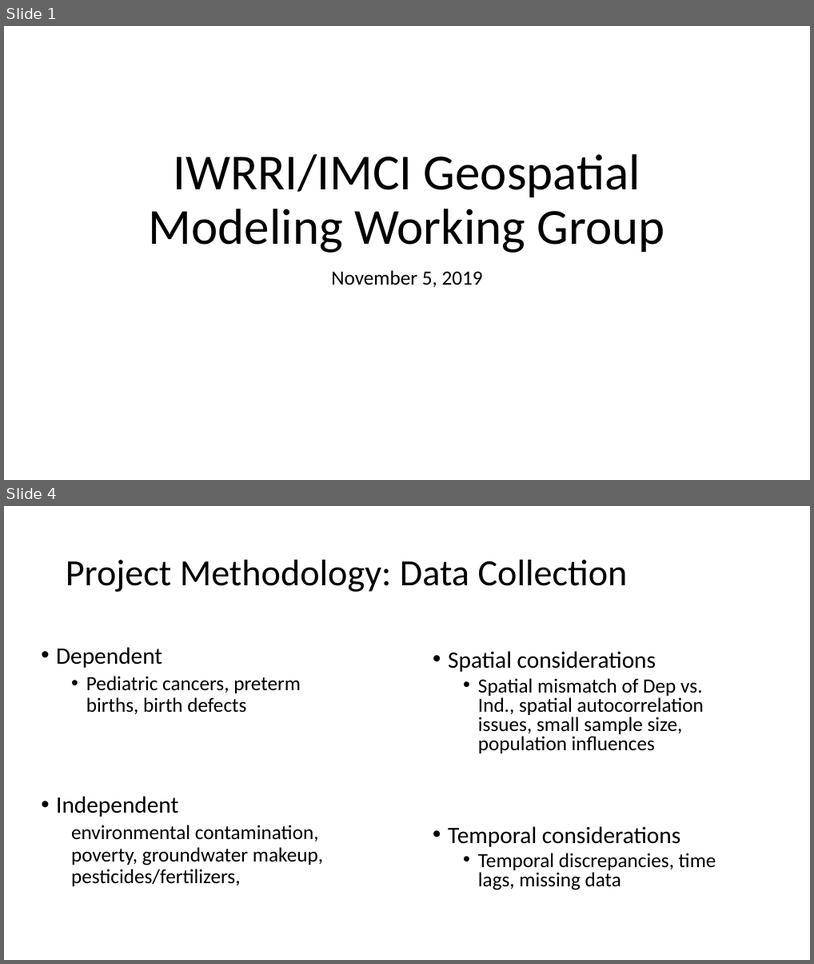
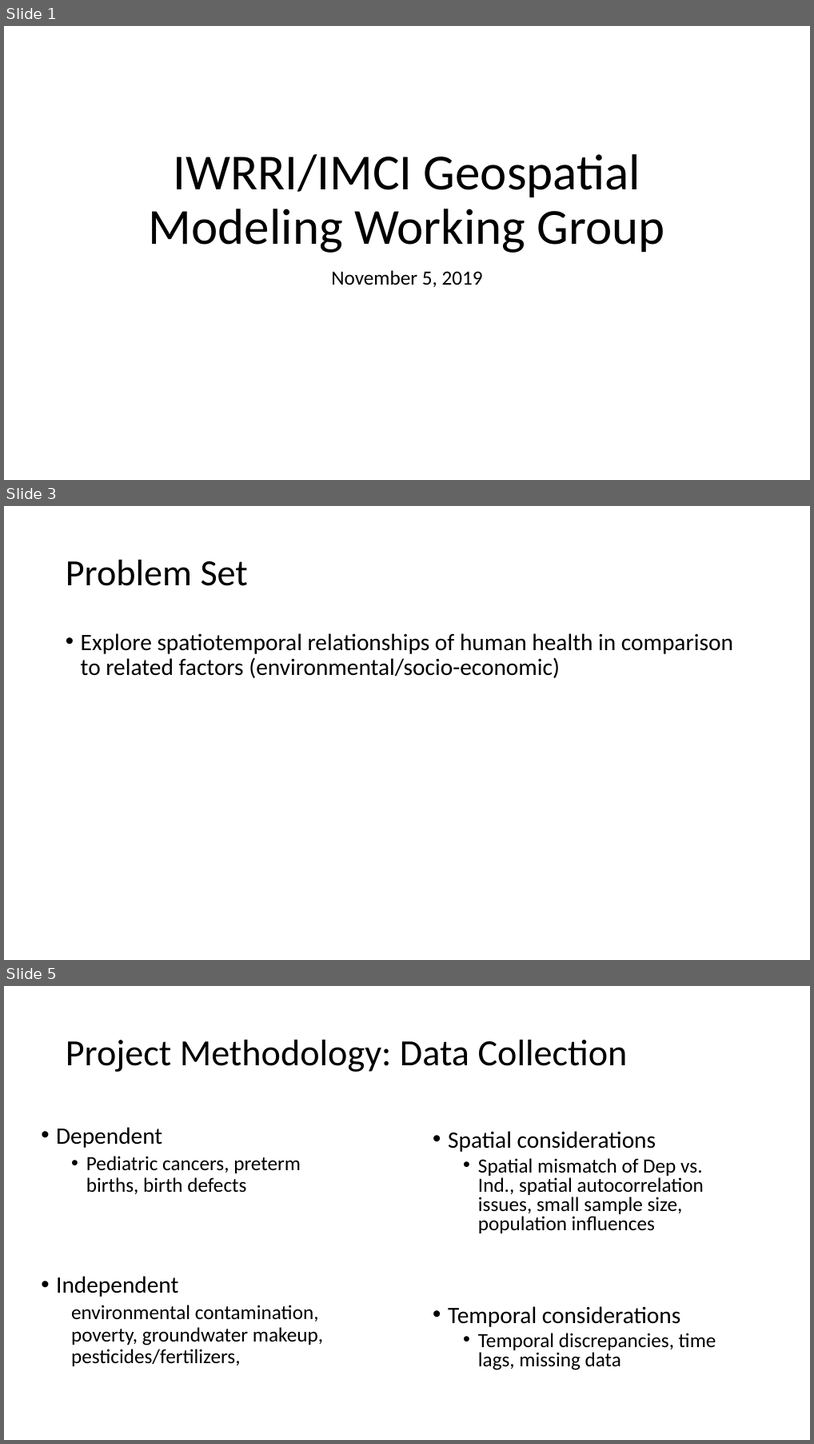
Before and after one commit to IMCI-GM/IMCI-GM-status, a slide deck: IMCI_GM_WG_110519.pptx. Shown one above the other, each under a label of ours: slides 1 and 4 before the commit, slides 1, 3 and 5 after it; the slides between them are not shown. The pictures are 814x964 and 814x1444 pixels, drawn with LibreOffice and Linux fonts; fonts in the diff are those of the drawing. Boxes give left, top, right and bottom in pixels: in the first picture for what was removed or moved away, otherwise in the second. Text is boxed around its words. In the diff, an @@ line names an element or a change of style, - is before the commit and + after.

```diff
--- a/IMCI_GM_WG_110519.pptx
+++ b/IMCI_GM_WG_110519.pptx
@@ slide 3 added at [4,506,810,960], background #FFFFFF @@
@@ title added at [66,560,248,586], 44 pt, text #000000 @@
+Problem Set
@@ text added at [81,633,734,678], 28 pt, text #000000 @@
+• Explore spatiotemporal relationships of human health in comparison to related factors (environmental/socio-economic)
@@ what was slide 4 is now slide 5 @@
```
Also in this commit, not shown: 5 slides changed, 1 other file.
